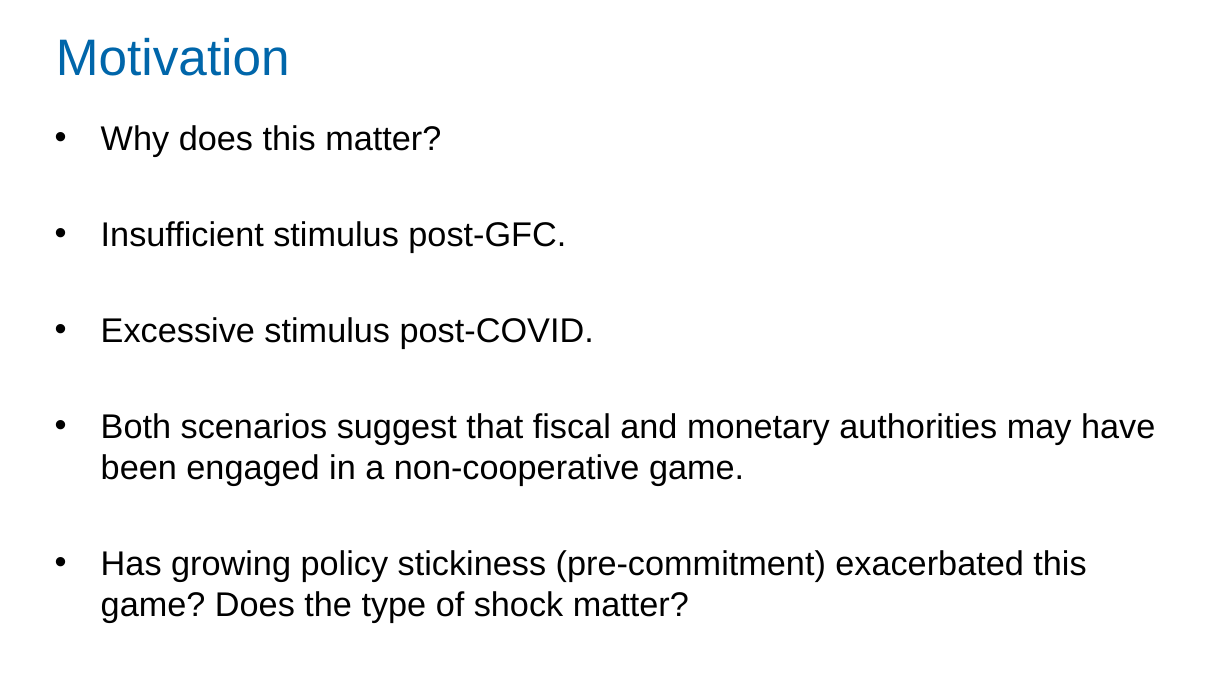
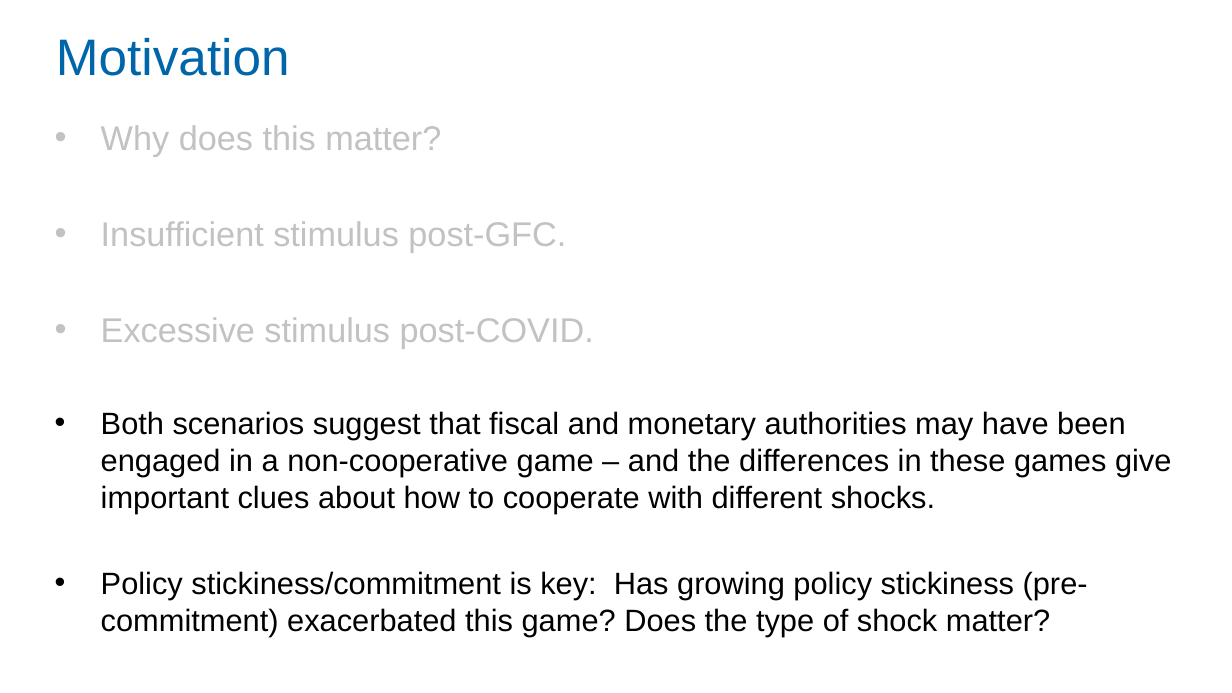
Before and after one commit to Zjub/TVHENZ, a slide deck: slide 4 of MF coordination/SI_game/RBA Coffee Monetary and Fiscal Policy Coordination.pptx (slide 3 before the commit). Drawn at 1232x693 pixels with LibreOffice and Linux fonts; fonts in the diff are those of the drawing. Boxes give left, top, right and bottom in pixels: in the first picture for what was removed or moved away, otherwise in the second. Text is boxed around its words. In the diff, an @@ line names an element or a change of style, - is before the commit and + after.

```diff
--- a/MF coordination/SI_game/RBA Coffee Monetary and Fiscal Policy Coordination.pptx
+++ b/MF coordination/SI_game/RBA Coffee Monetary and Fiscal Policy Coordination.pptx
@@ text at (101,125,594,349): text colour #000000 to #C2C2C2 in "Why does this matter?", "Insufficient stimulus post-GFC.", "Excessive stimulus post-COVID." @@
@@ text at (101,411,1171,637): text changed; size 20 to 18 pt @@
-• Both scenarios suggest that fiscal and monetary authorities may have been engaged in a non-cooperative game.
-• Has growing policy stickiness (pre-commitment) exacerbated this game? Does the type of shock matter?
+• Both scenarios suggest that fiscal and monetary authorities may have been engaged in a non-cooperative game – and the differences in these games give important clues about how to cooperate with different shocks.
+• Policy stickiness/commitment is key: Has growing policy stickiness (pre-commitment) exacerbated this game? Does the type of shock matter?
```
Also in this commit, not shown: 1 slide added, 31 other files.
